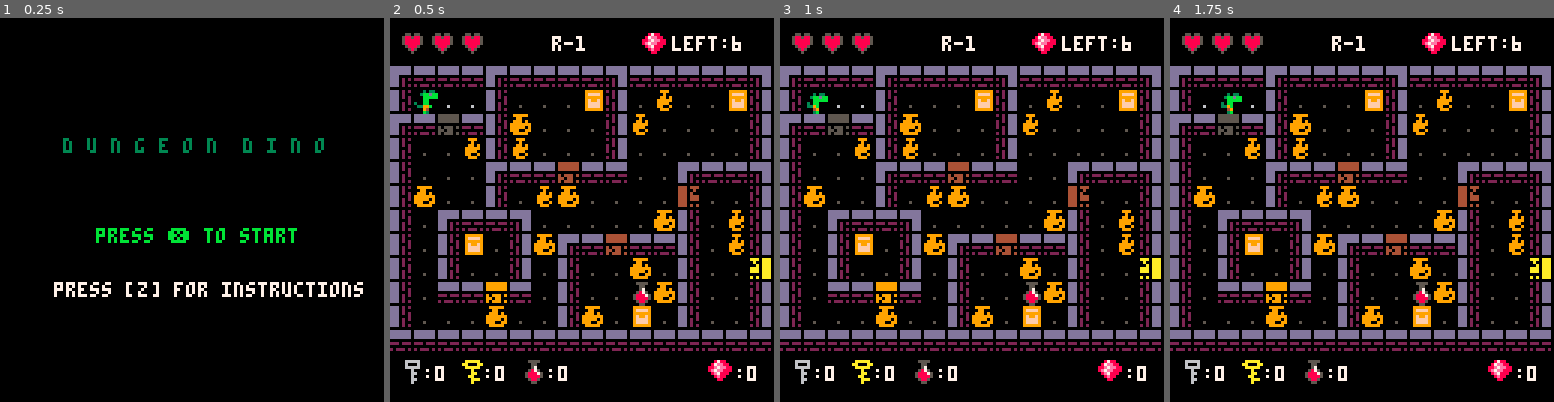
Above: before the commit, frames 1-4 (left to right).
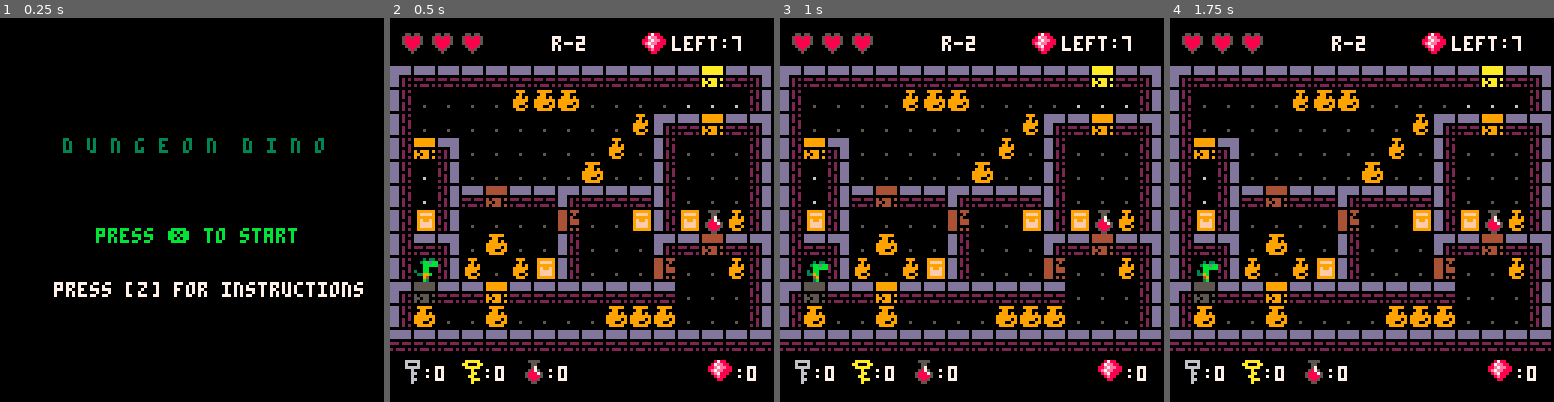
Above: after the commit, the same moments.

Repository: robotspacefish/dungeon_dino
Game: PICO-8 cartridge dungeon_dino.p8
The game is run twice, just before and just after one commit, with the same random seed, the same clock (stepped at 60 frames per second) and the same inputs.
Inputs:
- Up to frame 1 (0.25 s): no input
- Up to frame 2 (0.5 s): tap X (X key) at 0.33 s
- Up to frame 3 (1 s): tap O (Z key) at 0.7 s
- Up to frame 4 (1.75 s): tap X (X key) at 1.07 s; hold Right from 1.6 s (still down); tap O (Z key) at 1.7 s

Frame 1 is identical in both runs. In frame 2, 22% of the frame differs, in the area x 2-100%, y 4-81%; in frame 3, 21%; in frame 4, 21%.

Commit message:
WIP room2 map

Diff:
--- a/dungeon_dino.p8
+++ b/dungeon_dino.p8
@@ -31,7 +31,8 @@
 	--create all the room maps with locked door & chest tile locations
 	create_dungeon_layout()
 	--set first room
-	current_room=create_current_room(rooms[1])
+	-- current_room=create_current_room(rooms[1])
+	current_room=create_current_room(rooms[2])
 	--initialize player with starting tile position
 	setup_room(current_room)
 	player=create_player(current_room.start_x,current_room.start_y)
@@ -277,7 +278,7 @@
 	create_room(0,0,1,3,1,1,5,
 													{{x=3,y=9},{x=8,y=3},{x=14,y=3},{x=10,y=12}},
 													{{x=7,y=6},{x=9,y=9},{x=12,y=7}})
-	create_room(16,0,17,3,2,1,3) --todo add chest & doors
+	create_room(16,0,17,10,2,1,3) --todo add chest & doors
 	create_room(32,0,33,3,3,2,4)
 
 end
@@ -485,7 +486,7 @@
 					--crumble entrance door
 					--todo crumble doors facing different directions
 					local next_tile=mget(nx,ny)
-					if last_tile==220 and next_tile==192 then
+					if last_tile==220 and (next_tile==192 or next_tile==sm_vase_spr[4]) then --todo better method than this
 						mset(self.x,self.y,219)
 						last_tile=nil
 					end
@@ -759,6 +760,8 @@
 end
 
 function display_debug()
+	-- print(player.x..","..player.y,0,0,8)
+	-- print(player.x..","..player.y,16*8,0,8)
 end
 __gfx__
 00000000000303300003033000000000000000000000000000033000000000000003300000000000000000000000000000000000000000000000000000000000
@@ -857,13 +860,13 @@
 00000000000000000000000000000000000000000000000000000000000000000000000000000000000000000000000000000000000000000000000000000000
 00000000000000000000000000000000000000000000000000000000000000000000000000000000000000000000000000000000000000000000000000000000
 00000000000000000000000000000000000000000000000000000000000000000000000000000000000000000000000000000000000000000000000000000000
-00000000ddddddd0dd0dd0d0202220200000000009000090555555500555555500000000000000000000000000000000000000000000000000000000aaa0aaa0
-00000000ddddddd0000000000000000002222220099999900005555005555000000000000000000000000000000000000000000000000000000000000a00aaa0
-00000000ddddddd0ddd0ddd0222022200222222009000090dd000050050000dd0000000000000000000000000000000000000000000000000000000000a0aaa0
-00000000ddddddd000000000000000000222222009999990dd0dd000000dd0dd00000000000000000000000000000000000000000000000000000000aaa0aaa0
-00000000ddddddd0d0ddd0d0ddddddd00222222009000090dd0dd0d00d0dd0dd00000000000000000000000000000000000000000000000000000000aaa0aaa0
-00050000ddddddd000000000ddddddd002222220099999900000000000000000000000000000000000000000000000000000000000000000000000000000aaa0
-00000000ddddddd0dd0dd0d0ddddddd00222222009000090ddddddd00ddddddd00000000000000000000000000000000000000000000000000000000a0a0aaa0
+00000000ddddddd0dd0dd0d0202220200000000009000090555555500555555500000000000000000000000000000000555055504440444099909990aaa0aaa0
+00000000ddddddd0000000000000000002222220099999900005555005555000000000000000000000000000000000000500555004004440090099900a00aaa0
+00000000ddddddd0ddd0ddd0222022200222222009000090dd000050050000dd0000000000000000000000000000000000505550004044400090999000a0aaa0
+00000000ddddddd000000000000000000222222009999990dd0dd000000dd0dd00000000000000000000000000000000555055504440444099909990aaa0aaa0
+00000000ddddddd0d0ddd0d0ddddddd00222222009000090dd0dd0d00d0dd0dd00000000000000000000000000000000555055504440444099909990aaa0aaa0
+00050000ddddddd000000000ddddddd002222220099999900000000000000000000000000000000000000000000000000000555000004440000099900000aaa0
+00000000ddddddd0dd0dd0d0ddddddd00222222009000090ddddddd00ddddddd00000000000000000000000000000000505055504040444090909990a0a0aaa0
 00000000000000000000000000000000000000000000000000000000000000000000000000000000000000000000000000000000000000000000000000000000
 00000000ddd020202020ddd0ddddddd0ddddddd06660ddd0ddd06660ddddd0d000000000000000000000000000000000555555504444444099999990aaaaaaa0
 00000000ddd020000020ddd0ddddddd0ddddddd06660ddd0ddd06660ddddd0d000000000000000000000000006000000555555504444444099999990aaaaaaa0
@@ -890,22 +893,22 @@
 000000006606606020222020666666602222222000000000000000000000000000000000000000000000000000000000555050504440404099909090aaa0a0a0
 __gff__
 0000000000000000000000000000000000000000000000000000000000000000000000000000000000000000000000000000000000000000000000000000000010000000000000000000000000000000000002020203000000000000000000000000020202030000000000000000000000041212000000000000000000000000
-0000000000000000000000000000000000000000000000000000000000000000000000000000000000000000000000000000000000000000000000000000000001000000000000000000000000000048010000000000000000000020218001480000000000000000000000008080014800000001010000000000000080800148
+0000000000000000000000000000000000000000000000000000000000000000000000000000000000000000000000000000000000000000000000000000000001000000000000000000000021800148010000000000000000000020218001480000000000000000000000002180014800000001010000000000000021800148
 __map__
-00000000000000000000000000000000c0c00000000000000000000000000000000000000000000000000000000000000000000000000000000000000000000000000000000000000000000000000000000000000000000000000000000000000000000000000000000000000000000000000000000000000000000000000000
-00000000000000000000000000000000c0c00000000000000000000000000000000000000000000000000000000000000000000000000000000000000000000000000000000000000000000000000000000000000000000000000000000000000000000000000000000000000000000000000000000000000000000000000000
-e4d3d3d3e4d3d3d3d3e3d3d3d3d3d3e3e6e7e7e7e7e7e7e7e7e7e7e7e7dfe7e5e4d3d3d3d3d3d3d3d3d3d3d3d3d3d3e30000000000000000000000000000000000000000000000000000000000000000000000000000000000000000000000000000000000000000000000000000000000000000000000000000000000000000
-d1d0d0d0d1c0c0c071d2c0c0c0c071d2e9d0d0d0d0d0d0c0c0c0c0d0d0d0d0e8d1c0c0c0c0c0c0c0c0c0c0c0c0c0c0d20000000000000000000000000000000000000000000000000000000000000000000000000000000000000000000000000000000000000000000000000000000000000000000000000000000000000000
-e4d3dcd3d1c0c0c0c0d2c0c0c0c0c0d2e9d0d0d0d0c0c0d0d0c0c0c0d0d0d0e8d1c0c0c0c0c0c0c0c0c0c0c0c0c0c0d20000000000000000000000000000000000000000000000000000000000000000000000000000000000000000000000000000000000000000000000000000000000000000000000000000000000000000
-d1c0c0c0d1c0c0c0c0d2c0c0c0c0c0d2e9d0d0c0c0c0c0c0c0c0c0c0c0c0c0e8d1c0c0c0c0c0c0c0c0c0c0c0c0c0c0d20000000000000000000000000000000000000000000000000000000000000000000000000000000000000000000000000000000000000000000000000000000000000000000000000000000000000000
-d1c0c0c0e4d3d3ddd3d3c0c0e4d3d3e3e9d0d0c0c0c0c0c0c0c0c0c0c0c0c0e8d1c0c0c0c0c0c0c0c0c0c0c0c0c0c0d20000000000000000000000000000000000000000000000000000000000000000000000000000000000000000000000000000000000000000000000000000000000000000000000000000000000000000
-d1c0c0c0d1c0c0c0c0c0c0c0fdc0c0d2e9d0d0c0c0c0c0c0c0c0c0c0c0c0c0e8d1c0c0c0c0c0c0c0c0c0c0c0c0c0c0d2000000000000e000000000000000000000000000000000000000000000000000000000000000000000000000000000000000000000000000000000000000000000000000000000000000000000000000
-d1c0e4d3d3e3c0c0c0c0c0c0d1c0c0d2e9d0d0c0c0c0c0c0c0c0c0c0c0c0c0e8d1c0c0c0c0c0c0c0c0c0c0c0c0c0c0d200000000000000e0e0e0e0e0e000000000000000000000000000000000000000000000000000000000000000000000000000000000000000000000000000000000000000000000000000000000000000
-d1c0d171c0d2c0e4d3ddd3d3d1c0c0d2e9d0d0c0c0c0c0c0c0c0c0c0c0c0c0e8d1c0c0c0c0c0c0c0c0c0c0c0c0c0c0d20000000000000000000000e0e000000000000000000000000000000000000000000000000000000000000000000000000000000000000000000000000000000000000000000000000000000000000000
-d1c0d1c0c0d2c0d1c0c0c0c0d1c0c0cfe9d0d0c0c0c0c0c0c0c0c0c0c0c0c0e8d1c0c0c0c0c0c0c0c0c0c0c0c00000d20000000000000000000000000000000000000000000000000000000000000000000000000000000000000000000000000000000000000000000000000000000000000000000000000000000000000000
-d1c0d3d3ded3c0d1c0c0c0c0d1c0c0d2e9d0d0c0c0c0c0c0c0c0c0c0c0c0c0e8d1c0c0c0c0c0c0c0c0c0c0c0c00000d20000000000000000c90000000000000000000000000000000000000000000000000000000000000000000000000000000000000000000000000000000000000000000000000000000000000000000000
-d1c0c0c0c0c0c0d1c0c071c0d1c0c0d2e9d0d0c0c0c0c0c0c0c0c0c0c0c0c0e8d1c0c0c0c0c0c0c0c0c0c0c0c0c0c0d20000000000000000000000000000000000000000000000000000000000000000000000000000000000000000000000000000000000000000000000000000000000000000000000000000000000000000
-d3d3d3d3d3d3d3d3d3d3d3d3d3d3d3d3d6eaeaeaeaeaeaeaeaeaeaeaeaeaead5e1c3c3c3c3c3c3c3c3c3c3c3c3c3c3e20000000000000000000000000000000000000000000000000000000000000000000000000000000000000000000000000000000000000000000000000000000000000000000000000000000000000000
+0000000000000000000000000000000009090000000000000000000000000000000000000000000000000000000000000000000000000000000000000000000000000000000000000000000000000000000000000000000000000000000000000000000000000000000000000000000000000000000000000000000000000000
+0000000000000000000000000000000009090000000000000000000000000000000000000000000000000000000000000000000000000000000000000000000000000000000000000000000000000000000000000000000000000000000000000000000000000000000000000000000000000000000000000000000000000000
+e4d3d3d3e4d3d3d3d3e3d3d3d3d3d3e3e4d3d3d3d3d3d3d3d3d3d3d3d3dfd3e3e4d3d3d3d3d3d3d3d3d3d3d3d3d3d3e30000000000000000000000000000000000000000000000000000000000000000000000000000000000000000000000000000000000000000000000000000000000000000000000000000000000000000
+d1d0d0d0d1c0c0c071d2c0c0c0c071d2d1c0c0c0c0c0c0c0c0c0c0c0d0d0d0d2d1c0c0c0c0c0c0c0c0c0c0c0c0c0c0d20000000000000000000000000000000000000000000000000000000000000000000000000000000000000000000000000000000000000000000000000000000000000000000000000000000000000000
+e4d3dcd3d1c0c0c0c0d2c0c0c0c0c0d2d1c0c0c0c0c0c0c0c0c0c0e4d3ded3e3d1c0c0c0c0c0c0c0c0c0c0c0c0c0c0d20000000000000000000000000000000000000000000000000000000000000000000000000000000000000000000000000000000000000000000000000000000000000000000000000000000000000000
+d1c0c0c0d1c0c0c0c0d2c0c0c0c0c0d2d1dee3c0c0c0c0c0c0c0c0d1c0c0c0d2d1c0c0c0c0c0c0c0c0c0c0c0c0c0c0d20000000000000000000000000000000000000000000000000000000000000000000000000000000000000000000000000000000000000000000000000000000000000000000000000000000000000000
+d1c0c0c0e4d3d3ddd3d3c0c0e4d3d3e3d1d0d2c0c0c0c0c0c0c0c0d1c0c0c0d2d1c0c0c0c0c0c0c0c0c0c0c0c0c0c0d20000000000000000000000000000000000000000000000000000000000000000000000000000000000000000000000000000000000000000000000000000000000000000000000000000000000000000
+d1c0c0c0d1c0c0c0c0c0c0c0fdc0c0d2d1d0d2d3ddd3d3e4d3d3d3d1c0c0c0d2d1c0c0c0c0c0c0c0c0c0c0c0c0c0c0d2000000000000e000000000000000000000000000000000000000000000000000000000000000000000000000000000000000000000000000000000000000000000000000000000000000000000000000
+d1c0e4d3d3e3c0c0c0c0c0c0d1c0c0d2d171d2c0c0c0c0fdc0c071d171c0c0d2d1c0c0c0c0c0c0c0c0c0c0c0c0c0c0d200000000000000e0e0e0e0e0e000000000000000000000000000000000000000000000000000000000000000000000000000000000000000000000000000000000000000000000000000000000000000
+d1c0d171c0d2c0e4d3ddd3d3d1c0c0d2d1d3e3c0c0c0c0d1c0c0c0e4d3ddd3e3d1c0c0c0c0c0c0c0c0c0c0c0c0c0c0d20000000000000000000000e0e000000000000000000000000000000000000000000000000000000000000000000000000000000000000000000000000000000000000000000000000000000000000000
+d1c0d1c0c0d2c0d1c0c0c0c0d1c0c0cfd1d0d2c0c0c071d1c0c0c0fdc0c0c0d2d1c0c0c0c0c0c0c0c0c0c0c0c0c0c0d20000000000000000000000000000000000000000000000000000000000000000000000000000000000000000000000000000000000000000000000000000000000000000000000000000000000000000
+d1c0d3d3ded3c0d1c0c0c0c0d1c0c0d2e4dcd3d3ded3d3d3d3d3d3d3c0c0c0d2d1c0c0c0c0c0c0c0c0c0c0c0c0c0c0d20000000000000000c90000000000000000000000000000000000000000000000000000000000000000000000000000000000000000000000000000000000000000000000000000000000000000000000
+d1c0c0c0c0c0c0d1c0c071c0d1c0c0d2d1c0c0c0c0c0c0c0c0c0c0c0c0c0c0d2d1c0c0c0c0c0c0c0c0c0c0c0c0c0c0d20000000000000000000000000000000000000000000000000000000000000000000000000000000000000000000000000000000000000000000000000000000000000000000000000000000000000000
+d3d3d3d3d3d3d3d3d3d3d3d3d3d3d3d3d3d3d3d3d3d3d3d3d3d3d3d3d3d3d3d3d3d3d3d3d3d3d3d3d3d3d3d3d3d3d3d30000000000000000000000000000000000000000000000000000000000000000000000000000000000000000000000000000000000000000000000000000000000000000000000000000000000000000
 09e0090909090909090909090909090900000000000000000000000000000000000000000000000000000000000000c9000000000000000000000000000000000000c900000000000000000000000000000000000000000000000000000000000000000000000000000000000000000000000000000000000000000000000000
 0000000000000000000000000000000000000000000000000000000000000000c9c9c9c9c9c9c9c9c9c9c9c9c9c9c9c9c9c9000000000000000000000000000000000000000000000000000000000000000000000000000000000000000000000000000000000000000000000000000000000000000000000000000000000000
 0000000000000000000000000000000000000000000000000000000000000000000000000000000000000000000000000000000000000000000000000000000000000000000000000000000000000000000000000000000000000000000000000000000000000000000000000000000000000000000000000000000000000000
